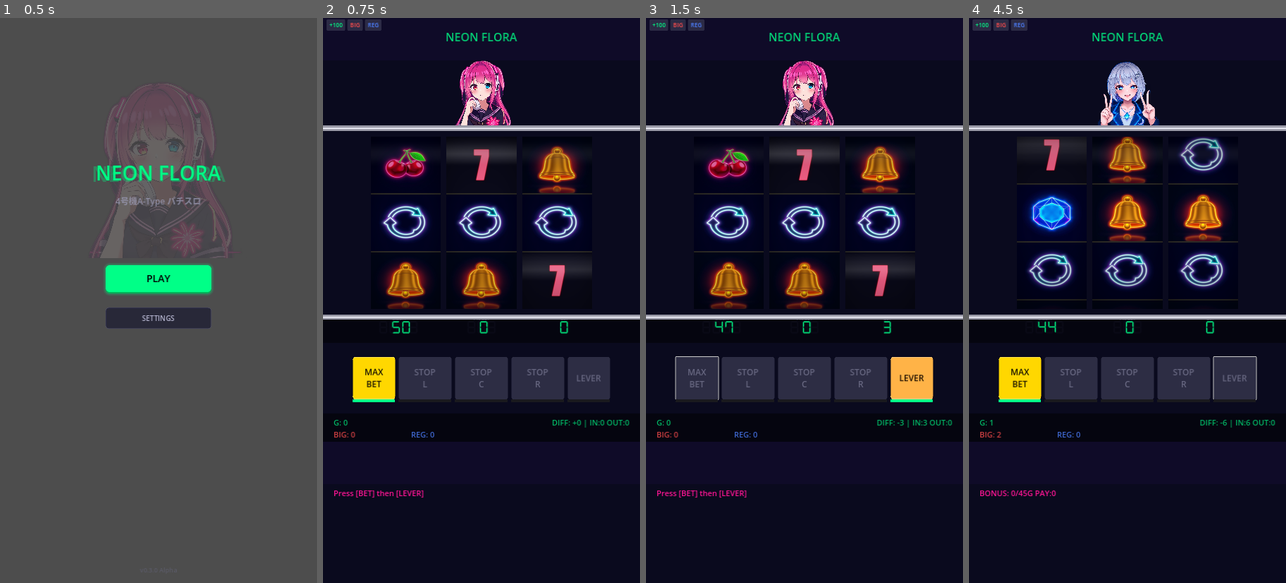
Above: before the commit, frames 1-4 (left to right).
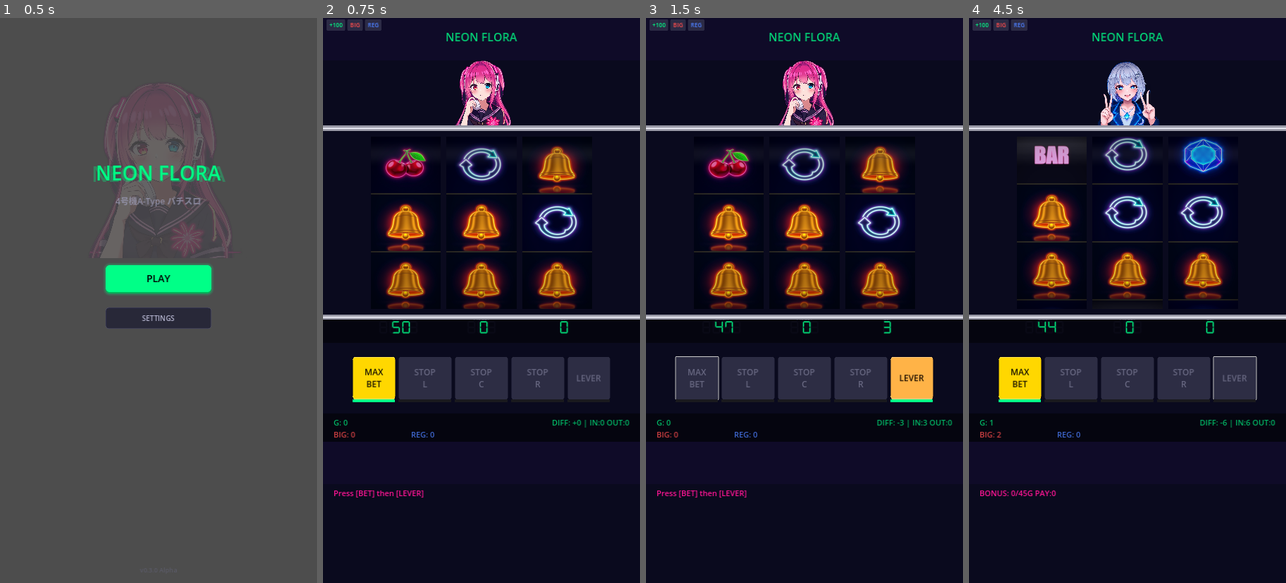
Above: after the commit, the same moments.

Repository: fechirin-cyber/neon-flora
Game: Godot game, scene res://scenes/TitleScreen.tscn
Same seed, same stepped clock (60 frames per second), same inputs: the game is played once before the commit and once after it. Sound files missing from this copy of the repository are replaced by a short silence.
Inputs:
- Up to frame 1 (0.5 s): no input
- Up to frame 2 (0.75 s): click "PLAY" at 0.5 s
- Up to frame 3 (1.5 s): click "MAX BET" at 1.25 s
- Up to frame 4 (4.5 s): click "LEVER" at 2 s; tap Enter at 2.75 s; hold D 2.78-3.53 s; tap B at 2.85 s; tap Space at 3.02, 3.77 s; tap Z at 3.6 s; hold D from 4.28 s (still down); tap X at 4.35 s

Frame 1 is identical in both runs. In frame 2, 4.1% of the frame differs, in the area x 18-85%, y 22-52%; in frame 3, 4.1%; in frame 4, 8.2%, in the area x 18-82%, y 21-52%.

Commit message:
fix: リール配列再設計 — クロスアライメント完全排除
問題: BEL+RPLが異なるラインで同時に3揃いする (253/9261ケース)
原因: 3リール全てでRPL-BELの隣接パターンが同じ位置にあった

対策:
- Python最適化スクリプトで9261通り全てを検証
- シミュレーテッドアニーリングでクロスアライメント0件の配列を探索
- 制約: BEL gap<=5, RPL gap<=5 (4コマ滑りで常に到達可能)
- 制約: LEFT 3-BELクラスタ保持 (ハナビ相当)
- BELスリップ成功率: 全リール100%

結果: 0/9261クロスアライメント (旧: 253/9261)

Co-Authored-By: Claude Opus 4.6 <noreply@anthropic.com>

Diff:
--- a/scripts/data/reel_data.gd
+++ b/scripts/data/reel_data.gd
@@ -12,22 +12,24 @@
 
 const REEL_SIZE := 21
 
-# LEFT（3連BEL配置 pos2-4 — ハナビの3連どんちゃんに相当）
+# LEFT（3連BEL配置 pos1-3 — ハナビの3連どんちゃんに相当）
+# クロスアライメント最適化済: 異なる入賞役が同時に揃わない配置
+# BEL gap≤5, RPL gap≤5（4コマ滑りで常に到達可能）
 const LEFT: Array[int] = [
-	CHR, RPL, BEL, BEL, BEL, S7R, ICE, RPL, BEL, RPL,
-	S7B, BEL, CHR, RPL, BEL, ICE, BEL, BAR, RPL, BEL, BEL
+	CHR, BEL, BEL, BEL, RPL, BAR, BEL, BEL, RPL, CHR,
+	BEL, BEL, BEL, RPL, ICE, S7R, ICE, BEL, RPL, S7B, RPL
 ]
 
-# CENTER
+# CENTER（BEL/RPLがLEFTと異なる相対位置に配置 → 水平ライン干渉を防止）
 const CENTER: Array[int] = [
-	S7R, RPL, BEL, ICE, RPL, BEL, BEL, RPL, BEL, S7B,
-	ICE, RPL, BEL, BEL, RPL, ICE, BEL, BAR, RPL, BEL, BEL
+	RPL, BEL, BEL, BEL, S7R, RPL, RPL, BEL, S7B, ICE,
+	RPL, BEL, BEL, ICE, RPL, BAR, RPL, BEL, BEL, BEL, ICE
 ]
 
-# RIGHT
+# RIGHT（BEL-RPL交互配置で他リールとの位相差を最大化）
 const RIGHT: Array[int] = [
-	BEL, RPL, S7R, BEL, ICE, RPL, BEL, RPL, BEL, BEL,
-	BAR, RPL, ICE, BEL, RPL, S7B, BEL, ICE, RPL, BEL, BEL
+	BEL, RPL, BEL, ICE, S7R, ICE, RPL, BEL, ICE, BEL,
+	RPL, BEL, S7B, BEL, RPL, BEL, BAR, BEL, RPL, BEL, RPL
 ]
 
 static func get_reel(index: int) -> Array[int]:
